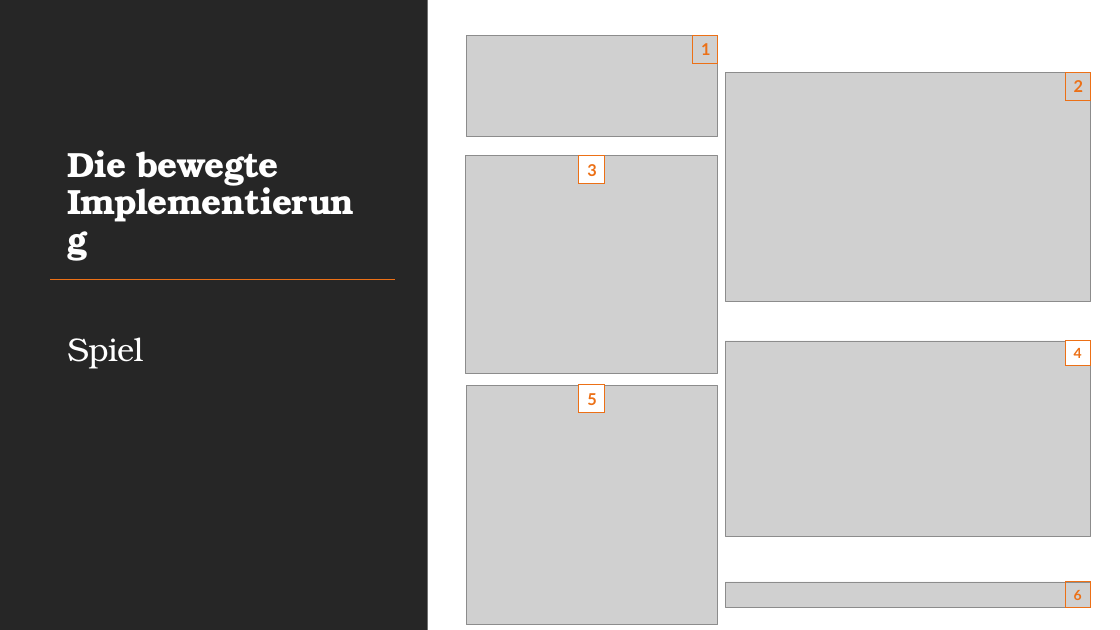
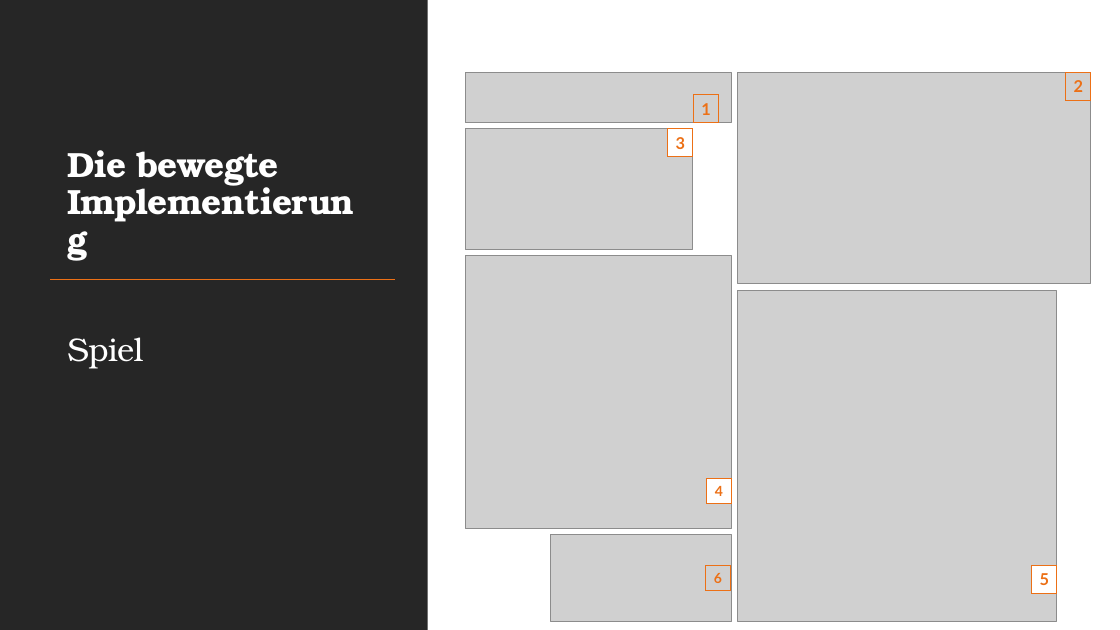
Before and after one commit to flyingcodeman/TM22_SoftwareEngineering_Gruppe2, a slide deck: slide 9 of Finale_Abgabe/Schiffe_versenken.pptx. Drawn at 1120x630 pixels with LibreOffice and Linux fonts; fonts in the diff are those of the drawing; grey boxes stand for pictures. Boxes give left, top, right and bottom in pixels: in the first picture for what was removed or moved away, otherwise in the second. Text is boxed around its words. In the diff, an @@ line names an element or a change of style, - is before the commit and + after.

Commit message:
Updated screenshots from console

```diff
--- a/Finale_Abgabe/Schiffe_versenken.pptx
+++ b/Finale_Abgabe/Schiffe_versenken.pptx
@@ picture removed at [466, 35, 718, 137] @@
@@ picture added at [465, 72, 732, 123] @@
@@ picture: place and size @@
-picture at [726, 72, 1091, 302]
+picture at [738, 73, 1091, 284]
@@ rectangle "1": place and size @@
-rectangle "1" at [693, 35, 718, 64]
+rectangle "1" at [693, 95, 718, 124]
@@ picture added at [465, 129, 693, 250] @@
@@ rectangle "3": place and size @@
-rectangle "3" at [579, 155, 604, 184]
+rectangle "3" at [668, 129, 693, 157]
@@ picture removed at [465, 155, 718, 374] @@
@@ picture added at [465, 255, 732, 528] @@
@@ picture: place and size @@
-picture at [725, 341, 1091, 536]
+picture at [738, 291, 1056, 622]
@@ picture removed at [466, 386, 718, 625] @@
@@ rectangle "4": place and size @@
-rectangle "4" at [1065, 340, 1091, 365]
+rectangle "4" at [707, 478, 732, 503]
@@ picture added at [550, 534, 731, 621] @@
@@ rectangle "6": place and size @@
-rectangle "6" at [1065, 582, 1091, 607]
+rectangle "6" at [706, 565, 731, 591]
@@ rectangle "5": place and size @@
-rectangle "5" at [579, 385, 604, 413]
+rectangle "5" at [1032, 565, 1057, 594]
@@ picture removed at [726, 582, 1091, 607] @@
```
